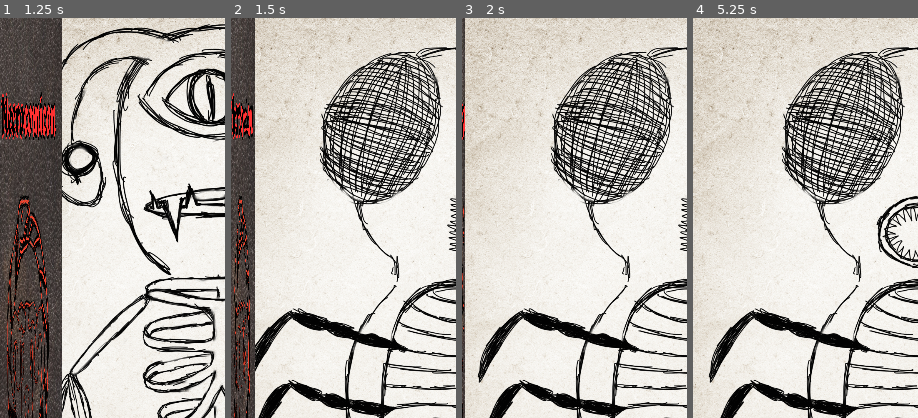
Above: before the commit, frames 1-4 (left to right).
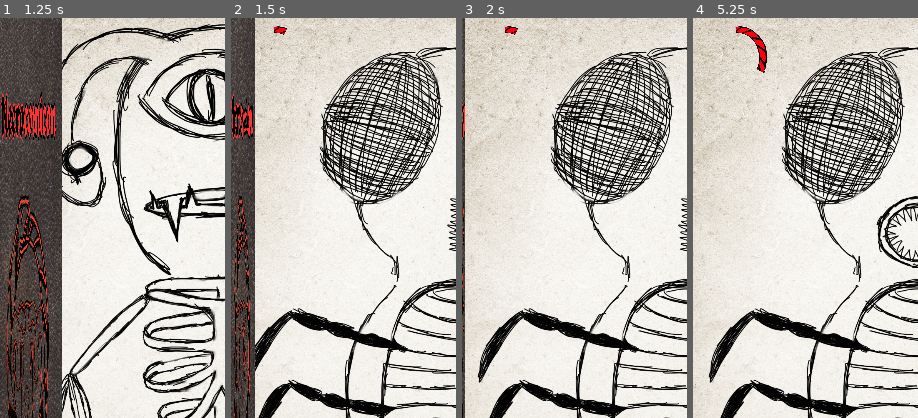
Above: after the commit, the same moments.

Repository: lemurivolta/ggj2024
Game: Godot game, scene res://components/root/root.tscn
Two runs of this game, one before a commit and one after it. Both use one fixed random seed, a clock stepped at 60 frames per second and the inputs below. The engine's default icon, where the game draws it, is replaced by a stand-in: a white triangle on a blue panel in a dark square.
Inputs (mouse positions are % of the whole screen's width and height, from its top left):
- Up to frame 1 (1.25 s): click "Inizia" at 0.5 s
- Up to frame 2 (1.5 s): click "Inizia" at 1.25 s
- Up to frame 3 (2 s): no input
- Up to frame 4 (5.25 s): click "Istruzioni" at 2 s; click "Istruzioni" at 2.75 s; click "Inizia" at 3.5 s; click "Istruzioni" at 4.25 s; tap Enter at 5 s; move the mouse to (24, 83) at 5.02 s; press the mouse at (24, 83) at 5.03 s
The pictures show only the part of the screen within x 0-50%, y 0-50%; the shares and areas given below are measured in that part.

Frame 1 is identical in both runs. In frame 2, less than 0.1% of the frame differs, in the area x 19-25%, y 2-5%; in frame 3, less than 0.1%; in frame 4, 0.5%, in the area x 19-33%, y 2-14%.

Commit message:
update: timer

Diff:
--- a/components/main/main.tscn
+++ b/components/main/main.tscn
@@ -1,9 +1,10 @@
-[gd_scene load_steps=6 format=3 uid="uid://ukxpe0jhtey7"]
+[gd_scene load_steps=7 format=3 uid="uid://ukxpe0jhtey7"]
 
 [ext_resource type="Script" path="res://components/main/main.gd" id="1_uvngm"]
 [ext_resource type="PackedScene" uid="uid://cx3uygqus5c46" path="res://components/page/page.tscn" id="2_buj4y"]
 [ext_resource type="PackedScene" uid="uid://suf8d5ylak8q" path="res://components/mostro/mostro.tscn" id="3_72gnt"]
 [ext_resource type="PackedScene" uid="uid://b65s2f6rnfxt1" path="res://components/laugh_or_grr/laugh_or_grr.tscn" id="4_6c7y2"]
+[ext_resource type="PackedScene" uid="uid://pf8qi1bpc1j4" path="res://components/timer/timer.tscn" id="6_7jcqn"]
 [ext_resource type="PackedScene" uid="uid://b35oppkvtavcf" path="res://components/audio_feedback/audio_feedback.tscn" id="6_72d7u"]
 
 [node name="main" type="Node2D"]
@@ -14,3 +15,5 @@
 [node name="LaughOrGrr" parent="." instance=ExtResource("4_6c7y2")]
 
 [node name="AudioFeedback" parent="." instance=ExtResource("6_72d7u")]
+
+[node name="Timer" parent="." instance=ExtResource("6_7jcqn")]
--- a/components/timer/Timer.gd
+++ b/components/timer/Timer.gd
@@ -9,12 +9,18 @@
 func _ready():
 	timer.wait_time = time
 	prog_bar.max_value = timer.wait_time
+	prog_bar.value = 0
+	timer.start()
 
 
 # Called every frame. 'delta' is the elapsed time since the previous frame.
 func _process(delta):
-	prog_bar.value = prog_bar.max_value - timer.time_left
+	if !timer.is_stopped():
+		prog_bar.value = prog_bar.max_value - timer.time_left
+	else:
+		prog_bar.value = 0
 
 
 func _on_timer_timeout():
-	pass # Replace with function body.
+	GlobalBus.enraged.emit()
+	prog_bar.value = 0
--- a/components/timer/timer.tscn
+++ b/components/timer/timer.tscn
@@ -1,22 +1,25 @@
 [gd_scene load_steps=3 format=3 uid="uid://pf8qi1bpc1j4"]
 
 [ext_resource type="Script" path="res://components/timer/Timer.gd" id="1_jn7uw"]
-[ext_resource type="Texture2D" uid="uid://c8grcfbvxb2fm" path="res://Assets/2D/uroboro.png" id="2_pwxld"]
+[ext_resource type="Texture2D" uid="uid://dto3ulaho5ifv" path="res://Assets/2D/uroborosso.png" id="2_njsh0"]
 
 [node name="Timer" type="Node"]
 script = ExtResource("1_jn7uw")
-time = 10.0
+time = 15.0
 
 [node name="Timer" type="Timer" parent="."]
 wait_time = 10.0
-autostart = true
+one_shot = true
 
 [node name="TextureProgressBar" type="TextureProgressBar" parent="."]
-offset_right = 40.0
-offset_bottom = 40.0
+offset_left = 20.0
+offset_top = 20.0
+offset_right = 1100.0
+offset_bottom = 1940.0
+scale = Vector2(0.2, 0.2)
 max_value = 10.0
+value = 10.0
 fill_mode = 4
-texture_progress = ExtResource("2_pwxld")
-radial_initial_angle = 4.0
+texture_progress = ExtResource("2_njsh0")
 
 [connection signal="timeout" from="Timer" to="." method="_on_timer_timeout"]
Binary file removed: Assets/2D/gambe/Ouroboros-Zanaq.svg.png
Binary file added: Assets/2D/uroborosso.png
Not shown, changed: Assets/2D/uroborosso.png.import
Not shown: 1 places in default_theme.tres that only renumber resources
